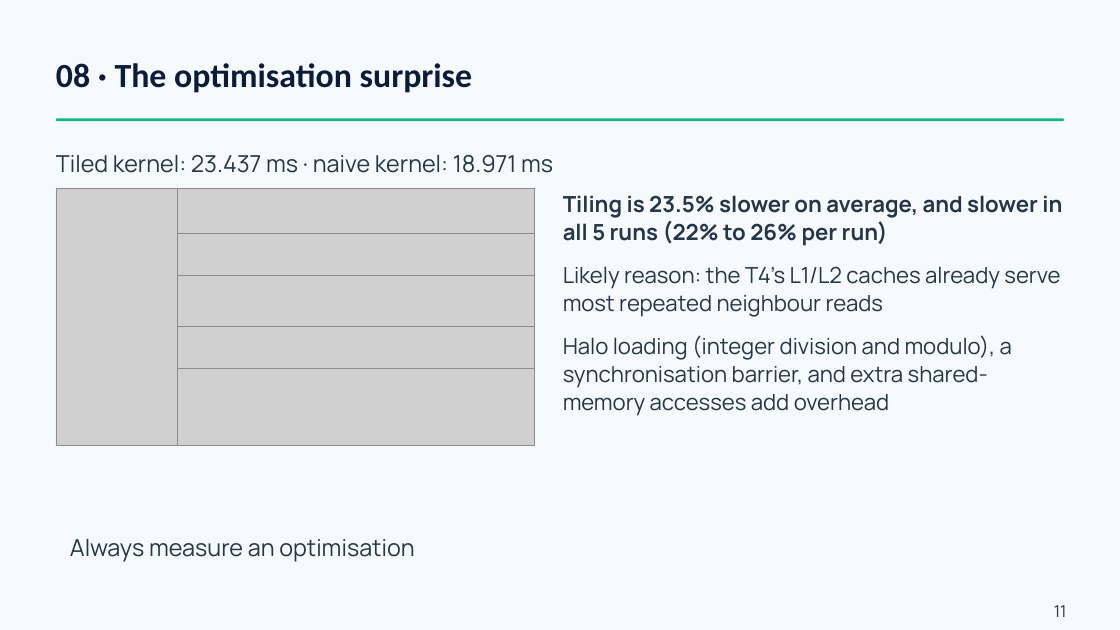
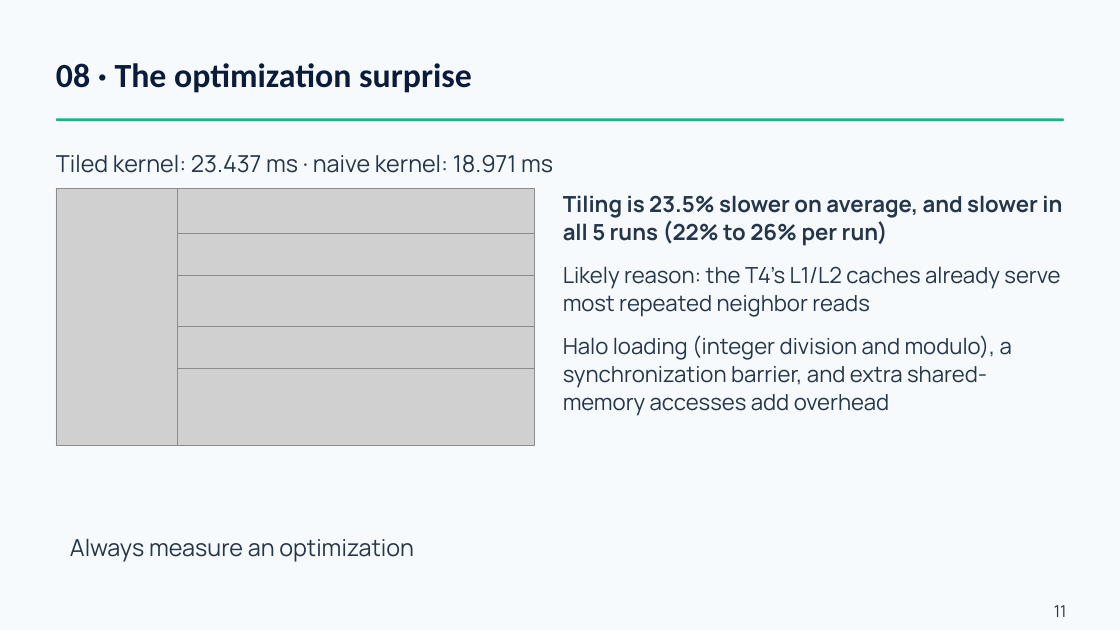
Before and after one commit to nisxl-s/conways-game-of-life-cpu-vs-gpu-implementation, a slide deck: slide 11 of presentation/Conways-Game-of-Life-CPU-vs-GPU-Presentation-Group-39.pptx. Drawn at 1120x630 pixels with LibreOffice and Linux fonts; fonts in the diff are those of the drawing; grey boxes stand for pictures. Boxes give left, top, right and bottom in pixels: in the first picture for what was removed or moved away, otherwise in the second. Text is boxed around its words. In the diff, an @@ line names an element or a change of style, - is before the commit and + after.

```diff
--- a/presentation/Conways-Game-of-Life-CPU-vs-GPU-Presentation-Group-39.pptx
+++ b/presentation/Conways-Game-of-Life-CPU-vs-GPU-Presentation-Group-39.pptx
@@ text at bbox=[56, 63, 472, 93]: text changed @@
-08 · The optimisation surprise
+08 · The optimization surprise
@@ text at bbox=[563, 266, 1060, 416]: text changed @@
-Likely reason: the T4's L1/L2 caches already serve most repeated neighbour reads
-Halo loading (integer division and modulo), a synchronisation barrier, and extra shared-memory accesses add overhead
+Likely reason: the T4's L1/L2 caches already serve most repeated neighbor reads
+Halo loading (integer division and modulo), a synchronization barrier, and extra shared-memory accesses add overhead
@@ text at bbox=[70, 539, 414, 562]: text changed @@
-Always measure an optimisation
+Always measure an optimization
```
Also in this commit, not shown: 8 other slides changed, 3 other files.
